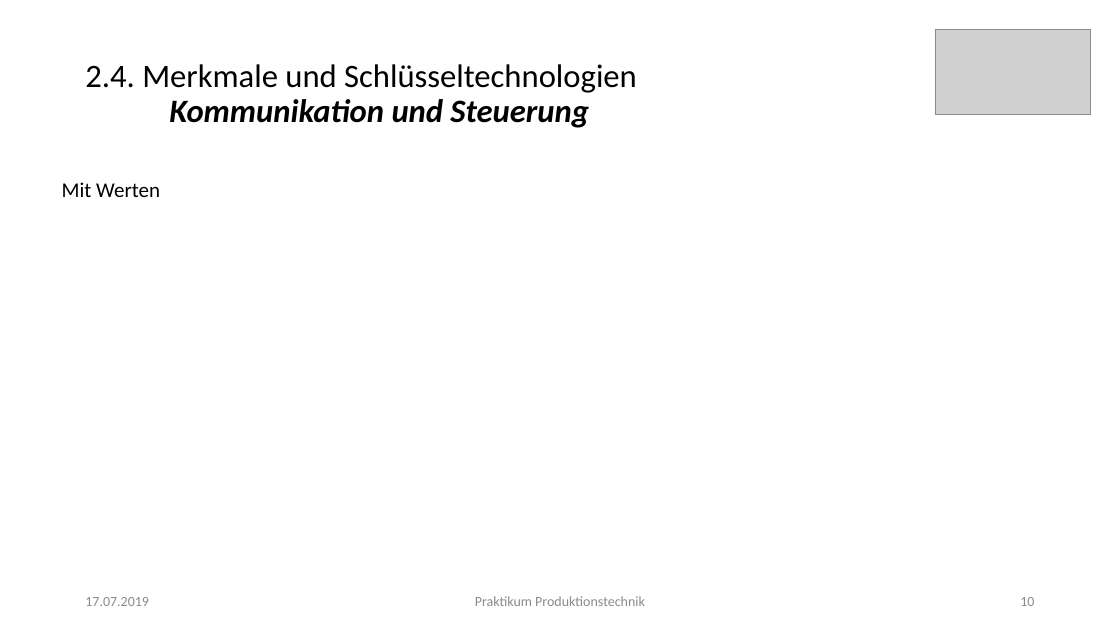
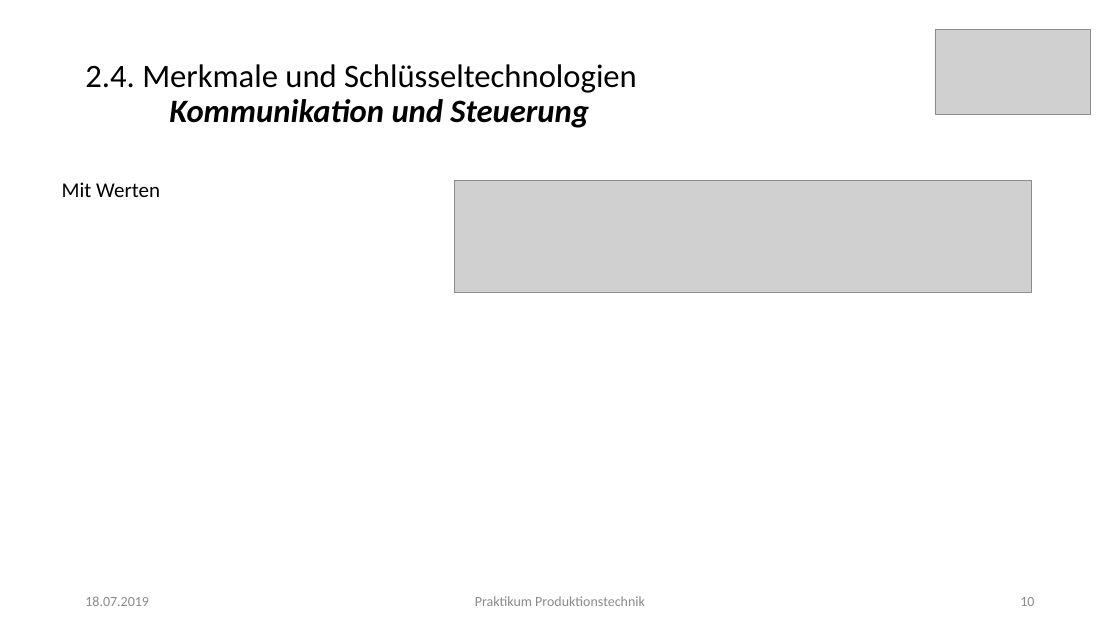
Before and after one commit to Khodii/OmniMoveCar, a slide deck: slide 10 of Praktikum ProdTech Präsentation.pptx. Drawn at 1120x630 pixels with LibreOffice and Linux fonts; fonts in the diff are those of the drawing; grey boxes stand for pictures. Boxes give left, top, right and bottom in pixels: in the first picture for what was removed or moved away, otherwise in the second. Text is boxed around its words. In the diff, an @@ line names an element or a change of style, - is before the commit and + after.

```diff
--- a/Praktikum ProdTech Präsentation.pptx
+++ b/Praktikum ProdTech Präsentation.pptx
@@ picture added at [455,180,1032,292] @@
@@ text at [85,596,149,606]: text changed @@
-17.07.2019
+18.07.2019
```
Also in this commit, not shown: 14 other slides changed, 1 slide added.
